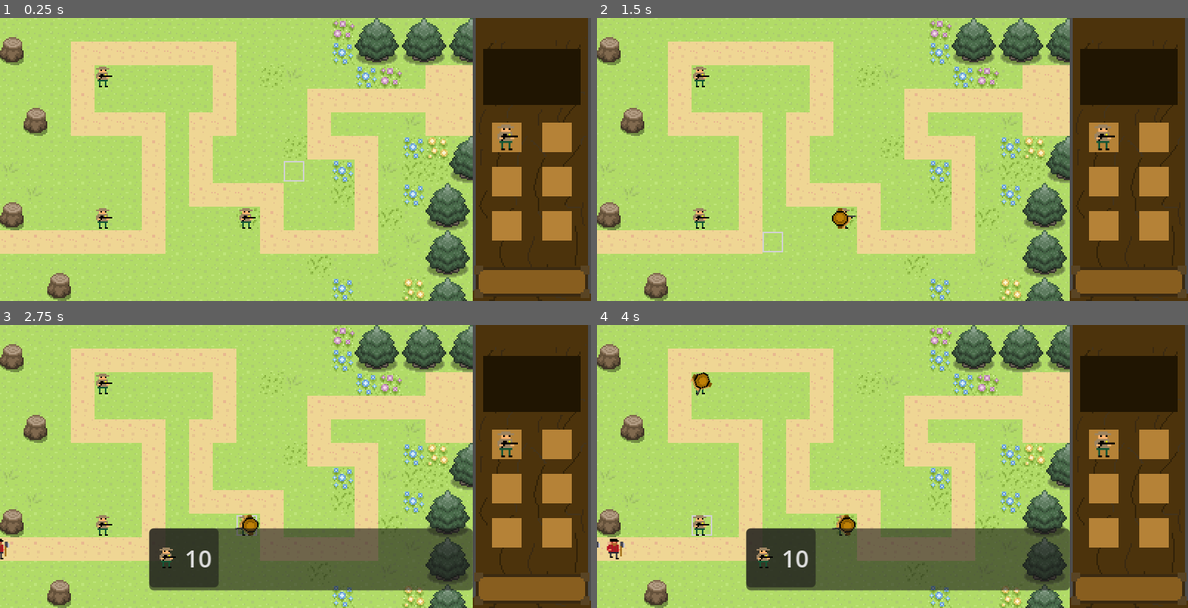
Above: before the commit, frames 1-4 (two rows, left to right).
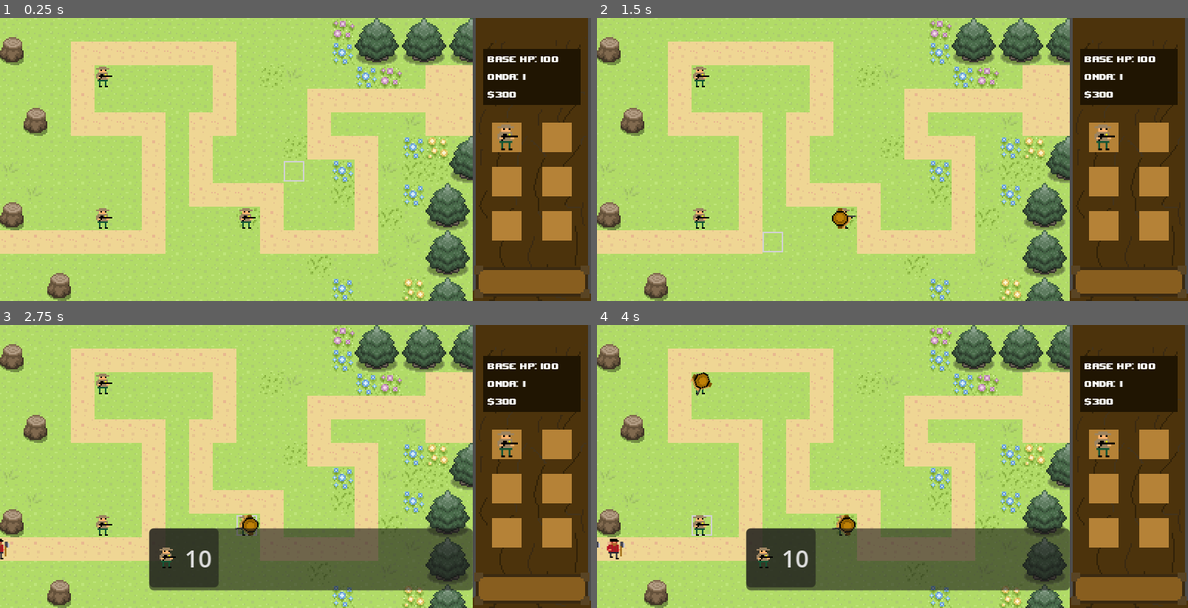
Above: after the commit, the same moments.

Repository: Ecosystem-defense-force/jogo
Game: Godot game, scene res://World.tscn
Two runs of this game, one before a commit and one after it. Both use one fixed random seed, a clock stepped at 60 frames per second and the inputs below.
Inputs (mouse positions are in pixels of both pictures, inside the frame that each line leads up to):
- Up to frame 1 (0.25 s): no input
- Up to frame 2 (1.5 s): tap Enter at 0.5 s; drag from (845, 218) to (703, 77) at 0.52 s; click "10" at 1.25 s
- Up to frame 3 (2.75 s): tap Space at 2 s; drag from (106, 384) to (248, 525) at 2.02 s
- Up to frame 4 (4 s): click "10" at 2.75 s; move the mouse to (703, 525) at 3.52 s; click (703, 525) at 3.67 s

The runs differ from the first frame. In frame 1, 0.4% of the frame differs, in the area x 82-95%, y 13-29%; in frame 2, 0.4%; in frame 3, 0.4%; in frame 4, 0.4%.

Commit message:
validação de posicionamento e criação do script GameManager que atualiza dinamicamente labels de hud e outros aspectos do jogo

Diff:
--- /dev/null
+++ b/ecosystem-defence-force/GameManager.gd
@@ -0,0 +1,29 @@
+extends Node
+
+signal base_hp_changed(new_hp_amount: int)
+signal wave_changed(new_wave_number: int)
+signal money_changed(new_money_amount: int)
+
+var base_hp: int = 100:
+	set(value):
+		base_hp = max(0,value)
+		base_hp_changed.emit(base_hp)
+
+var player_money: int = 300:
+	set(value):
+		player_money = max(0,value)
+		money_changed.emit(player_money)
+
+var current_wave: int = 1:
+	set(value):
+		current_wave = value
+		wave_changed.emit(current_wave)
+
+func add_money(amount: int):
+	player_money += amount
+
+func spend_money(amount: int) -> bool:
+	if player_money >= amount:
+		player_money -= amount
+		return true
+	return false
--- /dev/null
+++ b/ecosystem-defence-force/HUD.tscn
@@ -0,0 +1,74 @@
+[gd_scene load_steps=11 format=3 uid="uid://djhuyigtwblf0"]
+
+[ext_resource type="Script" uid="uid://ck1jj3qr0gaxw" path="res://hud.gd" id="1_gv1iq"]
+[ext_resource type="Texture2D" uid="uid://bkrfqth2h8vqt" path="res://sprites/hud.png" id="1_xxqia"]
+[ext_resource type="Texture2D" uid="uid://c2lrcqapjxssj" path="res://torres/guarda_florestal.png" id="2_gv1iq"]
+[ext_resource type="Script" uid="uid://cpy5kh5bahy1c" path="res://icone_tropa.gd" id="3_1and6"]
+[ext_resource type="FontFile" uid="uid://dxwgbjrmy4s3k" path="res://fontes/upheavtt.ttf" id="3_w75gc"]
+[ext_resource type="PackedScene" uid="uid://c022ih61rrv84" path="res://torres/Guardinha.tscn" id="4_w75gc"]
+[ext_resource type="PackedScene" uid="uid://c22b7ohmxukfh" path="res://DragGhost.tscn" id="5_n0ylh"]
+
+[sub_resource type="LabelSettings" id="LabelSettings_1and6"]
+line_spacing = 1.0
+font = ExtResource("3_w75gc")
+font_size = 8
+
+[sub_resource type="LabelSettings" id="LabelSettings_w75gc"]
+font = ExtResource("3_w75gc")
+font_size = 8
+
+[sub_resource type="LabelSettings" id="LabelSettings_gv1iq"]
+font = ExtResource("3_w75gc")
+font_size = 8
+
+[node name="HUD" type="CanvasLayer" node_paths=PackedStringArray("lbl_hp_base", "lbl_onda_atual", "lbl_dinheiro")]
+script = ExtResource("1_gv1iq")
+lbl_hp_base = NodePath("Hud_Container/ui/InfoContainer/lbl_hp_base")
+lbl_onda_atual = NodePath("Hud_Container/ui/InfoContainer/lbl_onda_atual")
+lbl_dinheiro = NodePath("Hud_Container/ui/InfoContainer/lbl_dinheiro")
+
+[node name="Hud_Container" type="Control" parent="."]
+layout_mode = 3
+anchors_preset = 0
+offset_right = 40.0
+offset_bottom = 40.0
+
+[node name="ui" type="TextureRect" parent="Hud_Container"]
+layout_mode = 0
+offset_left = 320.0
+offset_right = 400.0
+offset_bottom = 192.0
+texture = ExtResource("1_xxqia")
+
+[node name="InfoContainer" type="VBoxContainer" parent="Hud_Container/ui"]
+layout_mode = 0
+offset_left = 10.0
+offset_top = 24.0
+offset_right = 71.0
+offset_bottom = 58.0
+
+[node name="lbl_hp_base" type="Label" parent="Hud_Container/ui/InfoContainer"]
+layout_mode = 2
+text = "HP: 100"
+label_settings = SubResource("LabelSettings_1and6")
+
+[node name="lbl_onda_atual" type="Label" parent="Hud_Container/ui/InfoContainer"]
+layout_mode = 2
+text = "Wave: 1"
+label_settings = SubResource("LabelSettings_w75gc")
+
+[node name="lbl_dinheiro" type="Label" parent="Hud_Container/ui/InfoContainer"]
+layout_mode = 2
+text = "Money: $300"
+label_settings = SubResource("LabelSettings_gv1iq")
+
+[node name="tropa1" type="TextureRect" parent="Hud_Container"]
+layout_mode = 0
+offset_left = 333.0
+offset_top = 71.0
+offset_right = 353.0
+offset_bottom = 91.0
+texture = ExtResource("2_gv1iq")
+script = ExtResource("3_1and6")
+troop_scene = ExtResource("4_w75gc")
+drag_ghost_scene = ExtResource("5_n0ylh")
--- a/ecosystem-defence-force/World.tscn
+++ b/ecosystem-defence-force/World.tscn
@@ -10,11 +10,7 @@
 [ext_resource type="Resource" uid="uid://cs7cj5pgu5bij" path="res://recursos/Wave1.tres" id="7_kva58"]
 [ext_resource type="PackedScene" uid="uid://cs187ghwphefg" path="res://torres/Slot.tscn" id="8_fv4w7"]
 [ext_resource type="PackedScene" uid="uid://d2alfhhprj6cc" path="res://recursos/HUD.tscn" id="9_fvag4"]
-[ext_resource type="Texture2D" uid="uid://bkrfqth2h8vqt" path="res://sprites/hud.png" id="11_kva58"]
-[ext_resource type="Texture2D" uid="uid://c2lrcqapjxssj" path="res://torres/guarda_florestal.png" id="12_f5c0m"]
-[ext_resource type="Script" uid="uid://cpy5kh5bahy1c" path="res://icone_tropa.gd" id="13_b2ar6"]
-[ext_resource type="PackedScene" uid="uid://c022ih61rrv84" path="res://torres/Guardinha.tscn" id="14_ee7l0"]
-[ext_resource type="PackedScene" uid="uid://c22b7ohmxukfh" path="res://DragGhost.tscn" id="15_gn8l5"]
+[ext_resource type="PackedScene" uid="uid://djhuyigtwblf0" path="res://HUD.tscn" id="11_kva58"]
 
 [sub_resource type="TileSetAtlasSource" id="TileSetAtlasSource_js7pq"]
 texture = ExtResource("1_bcbcq")
@@ -168,28 +164,4 @@
 [node name="Area2D12" parent="." instance=ExtResource("8_fv4w7")]
 position = Vector2(71, 136)
 
-[node name="Hud_Layer" type="CanvasLayer" parent="."]
-
-[node name="Hud_Container" type="Control" parent="Hud_Layer"]
-layout_mode = 3
-anchors_preset = 0
-offset_right = 40.0
-offset_bottom = 40.0
-
-[node name="ui" type="TextureRect" parent="Hud_Layer/Hud_Container"]
-layout_mode = 0
-offset_left = 320.0
-offset_right = 400.0
-offset_bottom = 192.0
-texture = ExtResource("11_kva58")
-
-[node name="tropa1" type="TextureRect" parent="Hud_Layer/Hud_Container"]
-layout_mode = 0
-offset_left = 333.0
-offset_top = 71.0
-offset_right = 353.0
-offset_bottom = 91.0
-texture = ExtResource("12_f5c0m")
-script = ExtResource("13_b2ar6")
-troop_scene = ExtResource("14_ee7l0")
-drag_ghost_scene = ExtResource("15_gn8l5")
+[node name="HUD2" parent="." instance=ExtResource("11_kva58")]
--- /dev/null
+++ b/ecosystem-defence-force/hud.gd
@@ -0,0 +1,30 @@
+extends CanvasLayer
+@export var lbl_hp_base: Label
+@export var lbl_onda_atual: Label
+@export var lbl_dinheiro: Label
+
+
+# Called when the node enters the scene tree for the first time.
+func _ready():
+	var game_manager = get_node("/root/GameManager")
+
+	#conecta as funções de atualização aos sinais do gamemanager
+	game_manager.base_hp_changed.connect(self._update_base_hp)
+	game_manager.wave_changed.connect(self._update_wave)
+	game_manager.money_changed.connect(self._update_money)
+
+	#atualiza a jud com os valores atuais
+	_update_base_hp(game_manager.base_hp)
+	_update_wave(game_manager.current_wave)
+	_update_money(game_manager.player_money)
+
+#funções de atualização
+func _update_base_hp(new_hp_amount: int):
+	lbl_hp_base.text = "Base HP: " + str(new_hp_amount)
+
+func _update_wave(new_wave_number: int):
+	lbl_onda_atual.text = "Onda: " + str(new_wave_number)
+
+func _update_money(new_money_amount: int):
+	# Formata o dinheiro (ex: $500)
+	lbl_dinheiro.text = "$" + str(new_money_amount)
--- a/ecosystem-defence-force/project.godot
+++ b/ecosystem-defence-force/project.godot
@@ -19,6 +19,10 @@
 config/features=PackedStringArray("4.5", "Forward Plus")
 config/icon="res://icon.svg"
 
+[autoload]
+
+GameManager="*res://GameManager.gd"
+
 [display]
 
 window/size/viewport_width=400
Not shown: 1 places in ecosystem-defence-force/Fase1.tscn that only renumber resources
Not shown, added: ecosystem-defence-force/GameManager.gd.uid
Not shown: 1 places in ecosystem-defence-force/World.tscn that only renumber resources
Binary file added: ecosystem-defence-force/fontes/upheavtt.ttf
Not shown, added: ecosystem-defence-force/fontes/upheavtt.ttf.import
Not shown, added: ecosystem-defence-force/hud.gd.uid
Not shown, added: ecosystem-defence-force/fontes/upheavtt.ttf441053523.tmp
